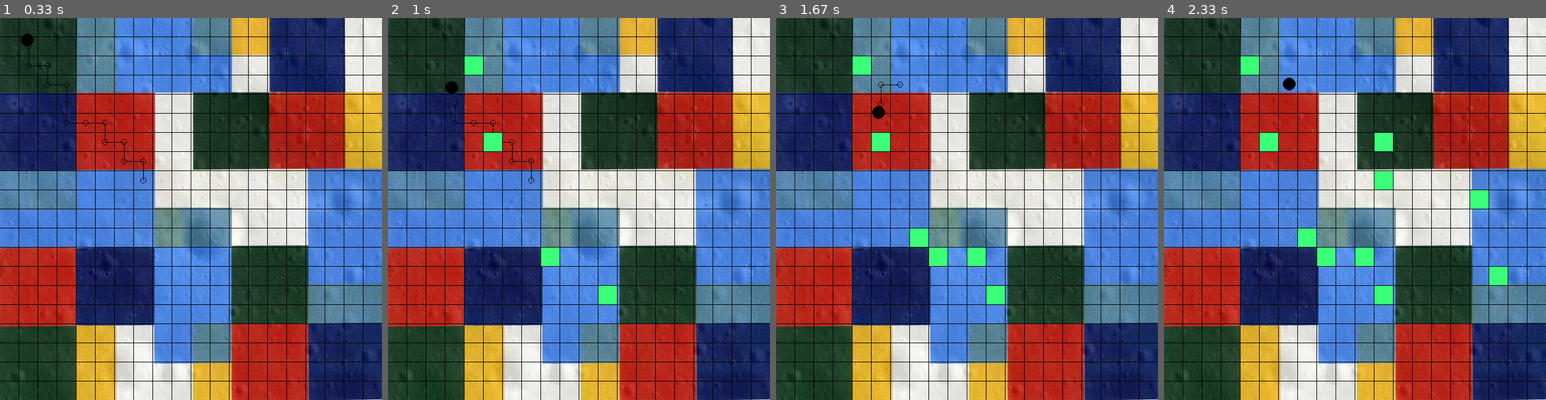
Above: before the commit, frames 1-4 (left to right).
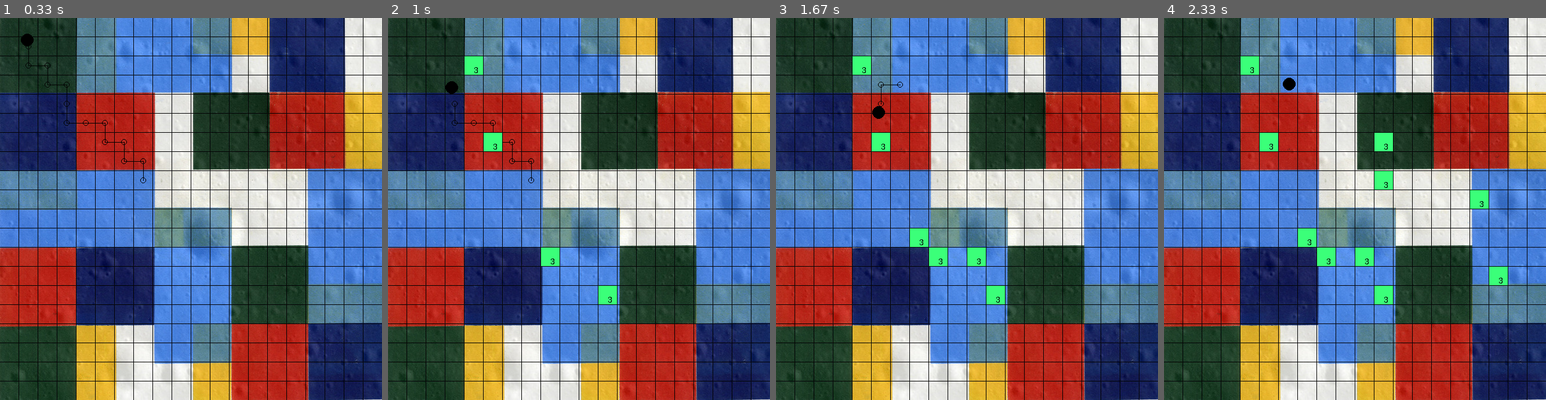
Above: after the commit, the same moments.

Repository: amstocker/TDgame
Game: pygame game, started from abstractTD/TD.py
Two runs of this game, one before a commit and one after it. Both use one fixed random seed, a clock stepped at 60 frames per second and the inputs below. The source is Python 2; it was converted automatically to run under Python 3.
Inputs (mouse positions are in pixels of both pictures, inside the frame that each line leads up to):
- Up to frame 1 (0.33 s): no input
- Up to frame 2 (1 s): press the mouse at (487, 212) at 0.37 s; move the mouse to (552, 251) at 0.47 s; release the mouse at (617, 293) at 0.6 s; press the mouse at (487, 212) at 0.7 s; move the mouse to (483, 140) at 0.8 s; release the mouse at (479, 67) at 0.93 s
- Up to frame 3 (1.67 s): press the mouse at (875, 212) at 1.03 s; move the mouse to (924, 231) at 1.13 s; release the mouse at (970, 251) at 1.27 s; right-click (905, 82) at 1.38 s
- Up to frame 4 (2.33 s): press the mouse at (1293, 82) at 1.7 s; move the mouse to (1381, 140) at 1.8 s; release the mouse at (1473, 201) at 1.93 s; press the mouse at (1293, 82) at 2.03 s; move the mouse to (1389, 182) at 2.13 s; release the mouse at (1488, 281) at 2.27 s

Frame 1 is identical in both runs. In frame 2, less than 0.1% of the frame differs, in the area x 22-59%, y 12-75%; in frame 3, less than 0.1%; in frame 4, less than 0.1%, in the area x 22-89%, y 12-75%.

Commit message:
fixed some framework stuff and then added a blood splatter animation

Diff:
--- a/abstractTD/TD.py
+++ b/abstractTD/TD.py
@@ -1,53 +1,69 @@
 from core.classes import *
+
+
 
 
 class TD(Core):
     def __init__(self):
         Core.__init__(self)
         # initialize agent with random target
-        self.A = Agent((0,0,0), 10, 6, 100)
+        first = Creep((0,0,0), 10, 6, 100)
         v = (randint(0,10), randint(0,10))
-        self.A.waypoints = Dijkstra(self.grid, self.grid.getNode(self.A.pos), v)
+        first.waypoints = Dijkstra(self.grid, self.grid.getNode(first.pos), v)
 
         self.particles = []
         self.towers = []
+        self.creeps = [first]
+
+        self.nocreeps = False
 
     def userEvent(self):
         for t in self.towers:
-            t.update(self.particles)
+            t.update(self.particles, self.creeps)
 
     def mouseDown(self, button, pos):
         if button == 3:
-            self.A.waypoints = Dijkstra(self.grid, self.grid.getNode(self.A.pos), self.grid.getNode(pos))
+            if self.creeps != []:
+                self.creeps[0].waypoints = Dijkstra(self.grid, self.grid.getNode(self.creeps[0].pos), self.grid.getNode(pos))
 
     def mouseUp(self, button, pos):
         if button == 1:
             t = Tower(self.grid, pos, 24+len(self.towers), 1000)
-            t.target = self.A
             self.towers.append(t)
             node = self.grid.getNode(pos)
             self.grid.insert(node, 1)
 
-
     def mouseMotion(self, buttons, pos, rel):
-        if buttons[0] == 1:
+        if buttons[0] == 1 and len(self.creeps) > 0:
             t = Tower(self.grid, pos, 24+len(self.towers), 1000)
-            t.target = self.A
+            t.target = self.creeps[0]
             self.towers.append(t)
             node = self.grid.getNode(pos)
             self.grid.insert(node, 1)
 
     def update(self):
-        self.A.update(self.grid)
+        if self.nocreeps == True:
+            self.nocreeps = False
+            C = Creep((0,0,0), 10, 6, 100)
+            v = (randint(0,10), randint(0,10))
+            C.waypoints = Dijkstra(self.grid, self.grid.getNode(C.pos), v)
+            self.creeps.append(C)
+        if len(self.creeps) == 0 and self.nocreeps == False:
+            self.nocreeps = True
+        if self.nocreeps == False:
+            for t in self.towers:
+                t.target = self.creeps[0]
+            for c in self.creeps:
+                c.update(self.grid, self.creeps, self.particles)
         for p in self.particles:
-            p.update(self.particles)
+            p.update(self.particles, self.creeps)
 
     def draw(self):
         self.screen.blit(self.background, (0,0))
-        # self.grid.render(self.screen)
-        self.A.render(self.screen, self.grid)
+        for c in self.creeps:
+            c.render(self.screen, self.grid)
         for t in self.towers:
-            t.render(self.screen, self.grid)
+            t.render(self.screen, self.grid, self.rendered_numbers)
         for p in self.particles:
             p.render(self.screen)
 
--- a/abstractTD/core/classes.py
+++ b/abstractTD/core/classes.py
@@ -12,7 +12,9 @@
 
 
 
-class Agent:
+# --- ENTITY CLASSES ---
+
+class Creep:
     def __init__(self, color, r, vmax, hp):
         self.color = color
         self.r = r
@@ -20,11 +22,18 @@
         self.hp = hp
         self.pos = vec2d(0,0)
         self.waypoints = []
-
-    def update(self, grid):
+        self.slowed = False
+
+    def update(self, grid, creeps, particles_list):
         if self.hp < 0:
-            pass
-            # do something
+            for p in xrange(10):
+                rdir = vec2d(uniform(-2,2), uniform(-2,2))
+                p = Particle()
+                p.color = (255,0,0)
+                p.pos = (self.pos[0]+randint(-1,1),self.pos[1]+randint(-1,1))
+                p.vel = rdir
+                particles_list.append(p)
+            creeps.remove(self)
         dir = grid.getCoordinate(self.waypoints[0]) - self.pos
         if dir.length > self.r:
             dir.length = self.vmax
@@ -47,28 +56,6 @@
 
 
 
-class Projectile:
-    # target is Agent class
-    def __init__(self, pos, target):
-        self.pos = vec2d(pos)
-        self.vel = 0
-        self.dir = vec2d(0,0)
-        self.color = (255,255,255)
-        self.target = target
-
-    def update(self, particles_list):
-        self.dir = self.target.pos - self.pos
-        if self.dir.length < self.target.r:
-            self.target.hp -= 1
-            particles_list.remove(self)
-        self.dir.length = self.vel
-        self.pos += self.dir
-
-    def render(self, screen):
-        pygame.draw.line(screen, self.color, self.pos, self.pos+self.dir, 2)
-
-
-
 class Tower:
     def __init__(self, grid, pos, timer_id, freq):
         self.node = grid.getNode(pos)
@@ -77,23 +64,72 @@
         pygame.time.set_timer(24, self.freq)
         self.target = 0
         self.color = (59,255,121)
-
-    def update(self, particles_list):
-        if self.target != 0:
-            p = Projectile(self.pos, self.target)
+        self.upgrade = 3
+
+    def update(self, particles_list, creeps):
+        if self.target in creeps:
+            p = Projectile(self.pos, self.target, self.upgrade)
             p.vel = 10
             p.color = self.color
             particles_list.append(p)
             pygame.time.set_timer(24, self.freq)
-
-    def render(self, screen, grid):
+        else:
+            self.target = 0
+
+    def render(self, screen, grid, rendered_numbers):
         c = self.pos
         rect = [c[0]-grid.dx/2, c[1]-grid.dy/2, grid.dx-1, grid.dy-1]
         pygame.draw.rect(screen, self.color, rect)
-
-
-
-
+        screen.blit(rendered_numbers[self.upgrade], self.pos)
+
+
+
+
+class Particle:
+    def __init__(self):
+        self.color = (0,0,0)
+        self.pos = vec2d(0,0)
+        self.vel = vec2d(0,0)
+        self.life = 10
+    def update(self, particles, creeps):
+        self.pos += self.vel
+        self.life -= 1
+        if self.life == 0:
+            particles.remove(self)
+    def render(self, screen):
+        pygame.draw.circle(screen, self.color, (int(self.pos[0]-1),int(self.pos[1]-1)), 2)
+
+
+
+
+
+class Projectile:
+    def __init__(self, pos, target, upgrade):
+        self.pos = vec2d(pos)
+        self.vel = 0
+        self.dir = vec2d(0,0)
+        self.color = (255,255,255)
+        self.target = target
+        self.upgrade = upgrade
+
+    def update(self, particles_list, creeps):
+        if self.target in creeps:
+            self.dir = self.target.pos - self.pos
+            if self.dir.length < self.target.r:
+                self.target.hp -= 1
+                particles_list.remove(self)
+            self.dir.length = self.vel
+            self.pos += self.dir
+        else:
+            particles_list.remove(self)
+
+    def render(self, screen):
+        pygame.draw.line(screen, self.color, self.pos, self.pos+self.dir, 1+self.upgrade)
+
+
+
+
+# --- DATA CLASSES ---
 
 class Grid:
     # n across, m down
@@ -114,27 +150,18 @@
     def getCoordinate(self, p):
         return vec2d(self.dx/2+self.dx*p[0], self.dy/2+self.dy*p[1])
 
-##    def render(self, screen):
-##        for i in xrange(self.n):
-##            for j in xrange(self.m):
-##                if self.Grid[(i, j)] == 1:
-##                    c = self.getCoordinate((i, j))
-##                    rect = [c[0]-self.dx/2, c[1]-self.dy/2, self.dx, self.dy]
-##                    pygame.draw.rect(screen, (0,0,0), rect)
-
     def insert(self, node, value):
         self.Grid[node] = value
 
 
 
 
-# minimum distance priority queue
 class BinaryHeap:
     def __init__(self):
         self.heap = [0,[0,-1],[0,-1],[0,-1]]
         self.size = 0
 
-    # node in [(x, y), cost] form
+    # node in form [(x, y), cost]
     def insert(self, node):
         if self.size == len(self.heap)-1:
             self.heap += [[0,-1]]*(self.size+1)
@@ -184,27 +211,20 @@
 
 
 
-# source and target in (x,y) form
 def Dijkstra(grid, source, target):
-    # distances and parents dictionary
     D = {}
-    # visited vertices stack
     S = []
-    # priority queue for minimum distance node
     Q = BinaryHeap()
 
     maxn = grid.n
     maxm = grid.m
-    # dictionary initiation
     for n in xrange(grid.n):
         for m in xrange(grid.m):
             if (n, m) == source:
                 D[(n, m)] = (0, source)
             else:
-                # since there are less than 1000 nodes on the graph, 1000 can serve as /infinite/ distance
                 D[(n, m)] = (1000, 0)
     Q.insert([source, 0])
-    # main loop
     while Q.size > 0:
         x = Q.remove_priority()
         if x[0] == target:
@@ -212,13 +232,10 @@
         if x[1] == 1000:
             break
         S.insert(0, x[0])
-        # for each v near x
         for i in [[1,0], [0,1], [-1,0], [0,-1]]:
-            # maxn, maxm are size of grid
             if maxn > x[0][0]+i[0] >= 0 and maxm > x[0][1]+i[1] >= 0:
                 v = (x[0][0]+i[0], x[0][1]+i[1])
                 if v not in S:
-                    # where 1 is the dist between adjacent nodes, 1000 if wall (diagonals excluded)
                     if grid.Grid[v] == 1:
                         dist = 1000
                     else:
@@ -227,7 +244,6 @@
                     if d < D[v][0]:
                         D[v] = (d, x[0])
                         Q.insert([v, d])
-    # retrieve path
     waypoints = [target]
     p = target
     while p != source:
@@ -239,7 +255,9 @@
 
 
 
-### --- CORE EVENT FUNCTIONS ---
+
+# --- PYGAME INIT CLASS ---
+
 class Core(PygameHelper):
     def __init__(self):
         # set pygame vars
@@ -248,6 +266,12 @@
         self.background = pygame.image.load('img/abstract.jpg').convert()
         # init grid
         self.grid = Grid(20, 20, (self.w+1,self.h+1))
+        # pre-render numbers
+        self.font = pygame.font.SysFont('Helvetica', 14, bold=False, italic=False)
+        self.rendered_numbers = [0]
+        for i in xrange(1,100):
+            f = self.font.render(str(i), False, (0,0,0))
+            self.rendered_numbers.append(f)
 
     def keyDown(self, key):
         pass
